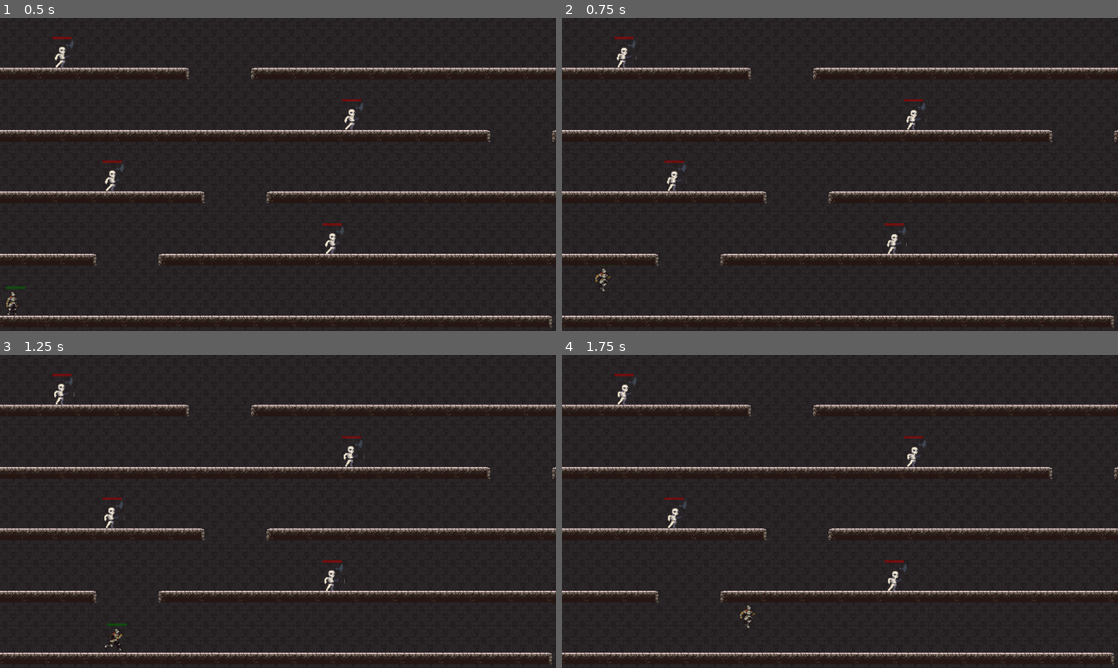
Above: before the commit, frames 1-4 (two rows, left to right).
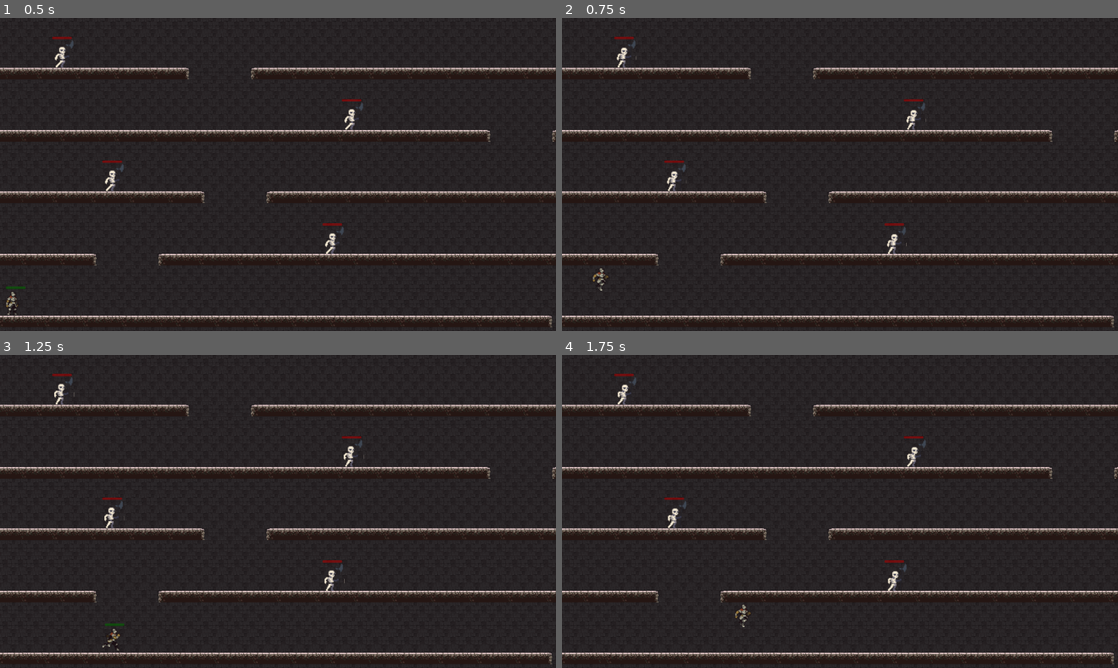
Above: after the commit, the same moments.

Repository: pengpa0012/godot-2d-jump-platformer
Game: Godot game, scene res://scene/world.tscn
Two runs of this game, one before a commit and one after it. Both use one fixed random seed, a clock stepped at 60 frames per second and the inputs below.
Inputs:
- Up to frame 1 (0.5 s): no input
- Up to frame 2 (0.75 s): tap Enter (ui_accept) at 0.5 s; hold Right (ui_right) from 0.53 s (still down); tap L (roll, bound only after the commit) at 0.6 s
- Up to frame 3 (1.25 s): keep holding Right (ui_right); tap Enter (ui_accept) at 0.77 s; tap J (slide, bound only after the commit) at 0.8 s
- Up to frame 4 (1.75 s): keep holding Right (ui_right); tap J (slide, bound only after the commit) at 1.35 s; tap Enter (ui_accept) at 1.52 s; tap L (roll, bound only after the commit) at 1.55 s

Frame 1 is identical in both runs. In frame 2, 0.1% of the frame differs, in the area x 5-9%, y 80-88%; in frame 3, less than 0.1%; in frame 4, 0.1%, in the area x 31-35%, y 79-88%.

Commit message:
added player roll and slide

Diff:
--- a/project.godot
+++ b/project.godot
@@ -51,6 +51,18 @@
 , Object(InputEventJoypadButton,"resource_local_to_scene":false,"resource_name":"","device":-1,"button_index":2,"pressure":0.0,"pressed":false,"script":null)
 ]
 }
+roll={
+"deadzone": 0.5,
+"events": [Object(InputEventKey,"resource_local_to_scene":false,"resource_name":"","device":-1,"window_id":0,"alt_pressed":false,"shift_pressed":false,"ctrl_pressed":false,"meta_pressed":false,"pressed":false,"keycode":0,"physical_keycode":76,"key_label":0,"unicode":108,"echo":false,"script":null)
+, Object(InputEventJoypadButton,"resource_local_to_scene":false,"resource_name":"","device":-1,"button_index":1,"pressure":0.0,"pressed":false,"script":null)
+]
+}
+slide={
+"deadzone": 0.5,
+"events": [Object(InputEventKey,"resource_local_to_scene":false,"resource_name":"","device":-1,"window_id":0,"alt_pressed":false,"shift_pressed":false,"ctrl_pressed":false,"meta_pressed":false,"pressed":false,"keycode":0,"physical_keycode":74,"key_label":0,"unicode":106,"echo":false,"script":null)
+, Object(InputEventJoypadButton,"resource_local_to_scene":false,"resource_name":"","device":-1,"button_index":0,"pressure":0.0,"pressed":false,"script":null)
+]
+}
 
 [rendering]
 
--- a/scene/enemy.tscn
+++ b/scene/enemy.tscn
@@ -407,13 +407,11 @@
 shape = SubResource("CapsuleShape2D_l6p7c")
 
 [node name="hitbox" type="Area2D" parent="."]
-visible = false
 
 [node name="CollisionShape2D" type="CollisionShape2D" parent="hitbox"]
 shape = SubResource("CapsuleShape2D_l6p7c")
 
 [node name="playerDetector" type="Area2D" parent="."]
-visible = false
 
 [node name="CollisionShape2D" type="CollisionShape2D" parent="playerDetector"]
 shape = SubResource("RectangleShape2D_dnv53")
--- a/scene/player.tscn
+++ b/scene/player.tscn
@@ -470,8 +470,8 @@
 position = Vector2(0, -23)
 scale = Vector2(1.2875, 1.2875)
 sprite_frames = SubResource("SpriteFrames_qkt30")
-animation = &"Slide"
-frame = 3
+animation = &"Roll"
+frame = 9
 frame_progress = 1.0
 
 [node name="CollisionShape2D" type="CollisionShape2D" parent="."]
--- a/script/player.gd
+++ b/script/player.gd
@@ -13,6 +13,8 @@
 var HEALTH_COUNT = 10
 var KNOCKBACK_FORCE = 300
 var isHurting = false
+var isRolling = false
+var isSliding = false
 
 func _physics_process(delta):
 #	print("VEL", velocity.x)
@@ -29,10 +31,31 @@
 		isAttacking = true
 		swordAttack.disabled = false
 
+	if Input.is_action_just_pressed("roll") and is_on_floor():
+		isRolling = true
+
+	if Input.is_action_just_released("roll"):
+		await get_tree().create_timer(.5).timeout
+		isRolling = false
+
+	if Input.is_action_just_pressed("slide") and is_on_floor():
+		isSliding = true
+
+	if Input.is_action_just_released("slide"):
+		await get_tree().create_timer(.5).timeout
+		isSliding = false
+
+
 	var direction = Input.get_axis("ui_left", "ui_right")
 	if direction && !isAttacking:
 		if is_on_floor():
-			animatedSprite.play("Run")
+			if isRolling:
+				animatedSprite.play("Roll")
+			elif isSliding:
+				animatedSprite.play("Slide")
+			else:
+				animatedSprite.play("Run")
+
 		velocity.x = direction * SPEED
 
 		if velocity.x < 0:
@@ -62,11 +85,10 @@
 	isAttacking = false
 	swordAttack.disabled = true
 
-
 func _on_hurtbox_body_entered(body):
 	if "Enemy" in body.name:
 		isHurting = true
-		healthBar.value -= 10
+		healthBar.value -= 105
 		HEALTH_COUNT -= 1
 		if HEALTH_COUNT == 0:
 			self.queue_free()
